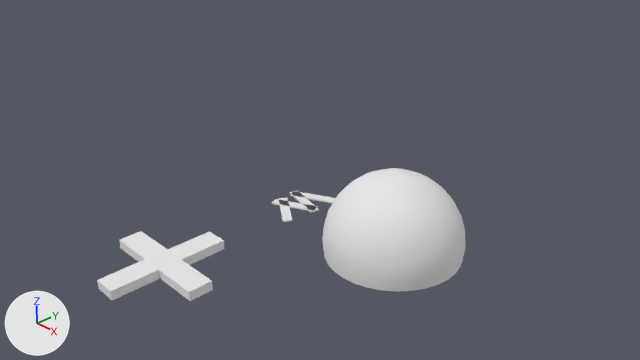
An edit to the Blender file broken/blender/brokendev.blend, drawn before and after from the same camera.
The view is the same before and after, from the file's camera 'Camera'. Lighting does not change. The marker at lower left points along +X, +Y and +Z.

The first picture shows 'Plane', 'defaultspore', 'plus'.
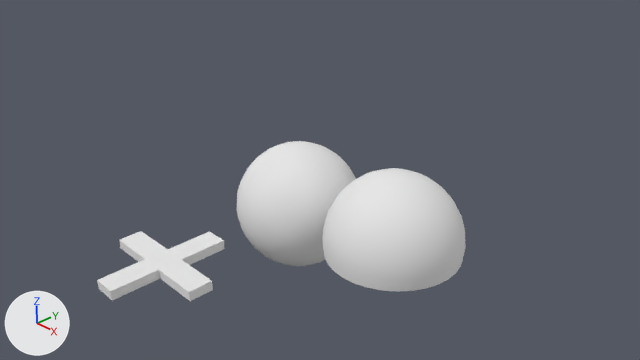
Changed parts and their boxes [x1, y1, x2, y2] in the pictures (640 x 360 px):
```json
{"object": "outerworld", "change": "added", "after": [237, 141, 356, 266]}
{"object": "Plane", "change": "deleted", "before": [272, 190, 336, 222]}
```

Scene script edits in JSON lines:
```json
{"op": "add", "block": "mat_outerworld0", "code": ["mat_outerworld0 = diffuse_material('outerworld0')", "mat_outerworld0.base_color = (0.8, 0.8, 0.8)  # white #e7e7e7"]}
{"op": "add", "block": "me_outerworldmesh", "code": ["me_outerworldmesh = bpy.data.meshes.new('outerworldmesh')", "me_outerworldmesh.from_pydata(...)  # a UV sphere (32 segments, 16 rings, poles along z) spanning x -1.0..1.0, y -1.0..1.0, z -1.0..1.0", "me_outerworldmesh.polygons.foreach_set('use_smooth', [True] * 512)", "me_outerworldmesh.materials.append(mat_outerworld0)  # white #e7e7e7"]}
{"op": "remove", "block": "ob_plane", "code": ["ob_plane = bpy.data.objects.new('Plane', me_plane)", "ob_plane.location = (0.0, 0.0, 0.0)"]}
{"op": "add", "block": "ob_outerworld", "code": ["ob_outerworld = bpy.data.objects.new('outerworld', me_outerworldmesh)", "ob_outerworld.location = (0.0, 0.0, 0.0)"]}
```
